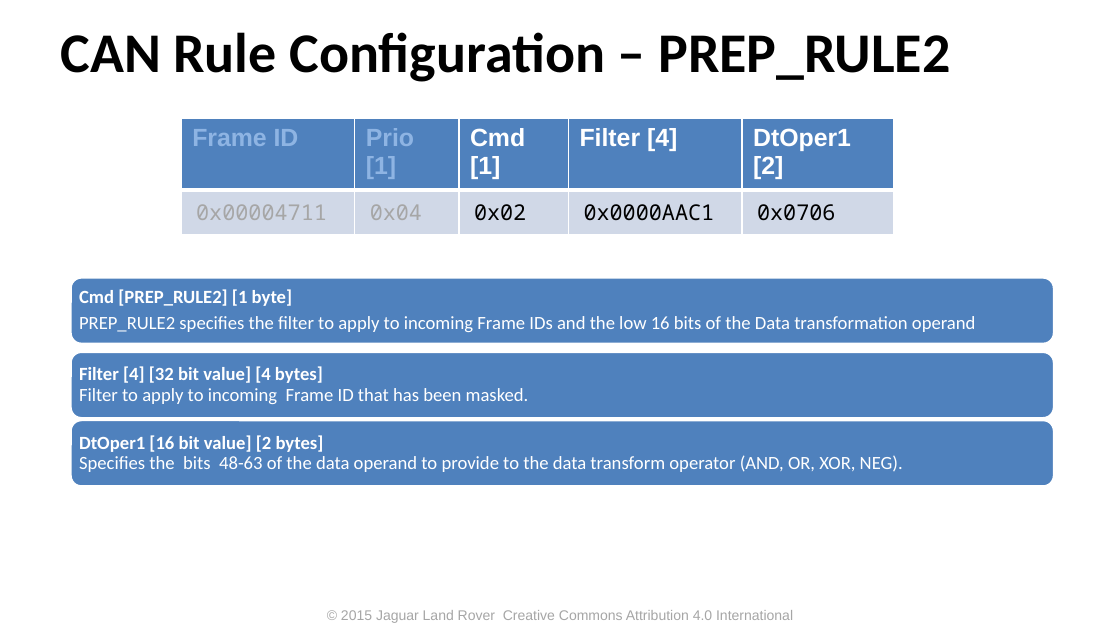
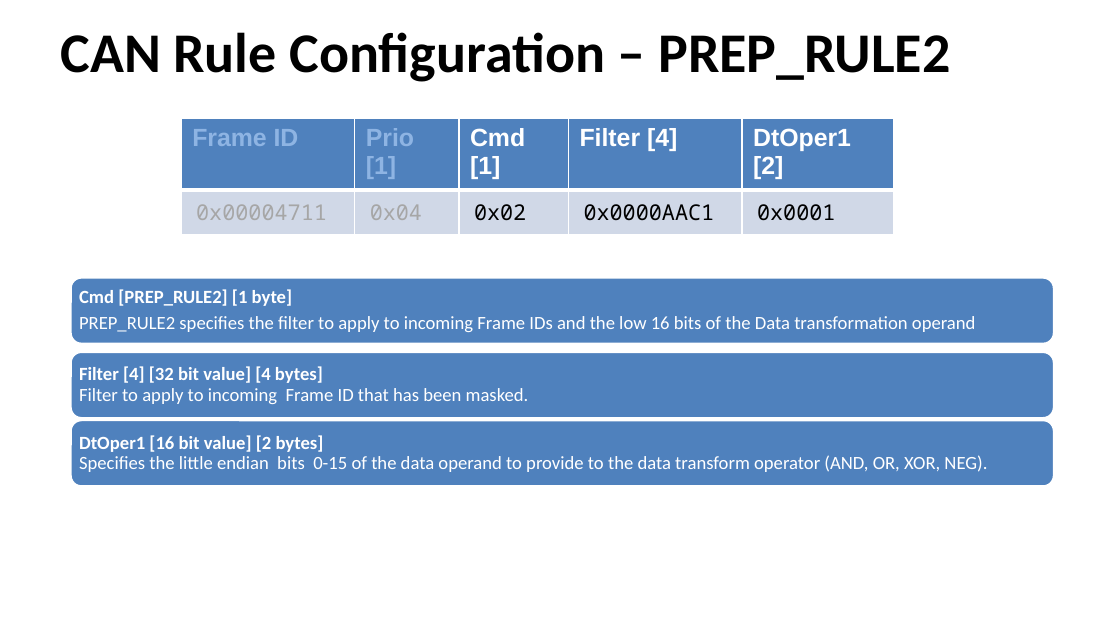
Before and after one commit to PDXostc/canfw, a slide deck: slide 11 of doc/CAN Firewall.pptx. Drawn at 1120x630 pixels with LibreOffice and Linux fonts; fonts in the diff are those of the drawing; background and template pictures are left out. Boxes give left, top, right and bottom in pixels: in the first picture for what was removed or moved away, otherwise in the second. Text is boxed around its words. In the diff, an @@ line names an element or a change of style, - is before the commit and + after.

```diff
--- a/doc/CAN Firewall.pptx
+++ b/doc/CAN Firewall.pptx
@@ table at <box>181,119,894,225</box> @@
-row 2, column 5: 0x0706
+row 2, column 5: 0x0001
@@ text at <box>79,435,987,472</box>: text changed @@
-DtOper1 [16 bit value] [2 bytes]
-Specifies the bits 48-63 of the data operand to provide to the data transform operator (AND, OR, XOR, NEG).
+DtOper1 [16 bit value] [2 bytes]
+Specifies the little endian bits 0-15 of the data operand to provide to the data transform operator (AND, OR, XOR, NEG).
@@ text removed at <box>341,610,793,623</box> @@
-© 2015 Jaguar Land Rover Creative Commons Attribution 4.0 International
```
Also in this commit, not shown: 20 other slides changed, 1 slide added, 1 other file.
